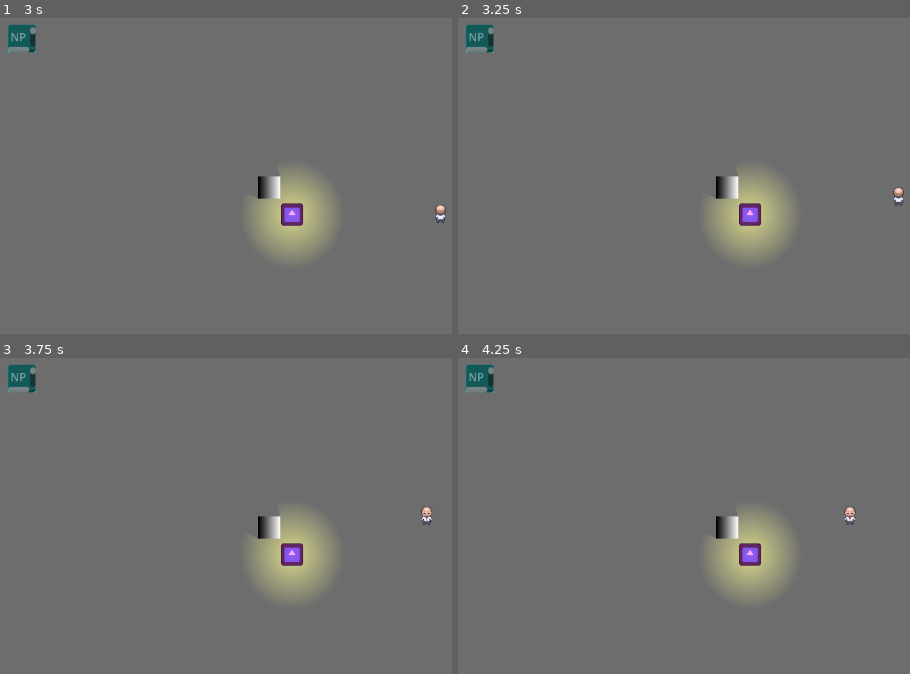
Above: before the commit, frames 1-4 (two rows, left to right).
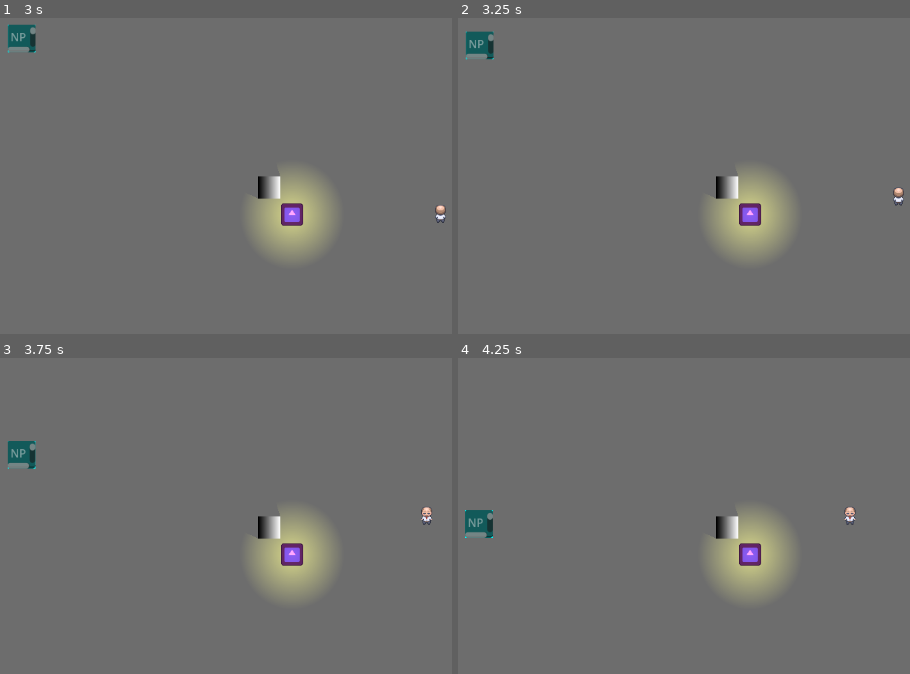
Above: after the commit, the same moments.

Repository: ChrisFlanTheMan/Busy-Work
Game: Godot game, scene res://main.tscn
Same seed, same stepped clock (60 frames per second), same inputs: the game is played once before the commit and once after it. The engine's default icon, where the game draws it, is replaced by a stand-in: a white triangle on a blue panel in a dark square.
Inputs:
- Up to frame 1 (3 s): tap Enter at 0.5, 2 s; hold Right (Right) 0.53-1.28 s; tap Space at 1.25, 2.75 s; hold Down (Down) 1.28-2.03 s; hold Right (Right) 2.03-2.78 s; hold Up (Up) from 2.78 s (still down)
- Up to frame 2 (3.25 s): keep holding Up (Up)
- Up to frame 3 (3.75 s): release Up (Up) at 3.53 s; hold Left (Left) from 3.53 s (still down)
- Up to frame 4 (4.25 s): keep holding Left (Left)

Frame 1 is identical in both runs. In frame 2, 0.4% of the frame differs, in the area x 1-8%, y 1-14%; in frame 3, 0.9%, in the area x 1-8%, y 1-36%; in frame 4, 0.9%.

Commit message:
Adding a delay between NPC movements

Diff:
--- a/npcMovement.gd
+++ b/npcMovement.gd
@@ -7,6 +7,7 @@
 	Vector2(100.0,100.0),
 	Vector2(100.0,500.0),
 	Vector2(900.0,500.0),
+	Vector2(600.0,250.0),
 	Vector2(900.0,100.0)
 ]
 
@@ -55,4 +56,5 @@
 		current_position_index = 0
 	else:
 		current_position_index = current_position_index + 1
+	await get_tree().create_timer(3.0).timeout
 	set_movement_target(positions[current_position_index])
